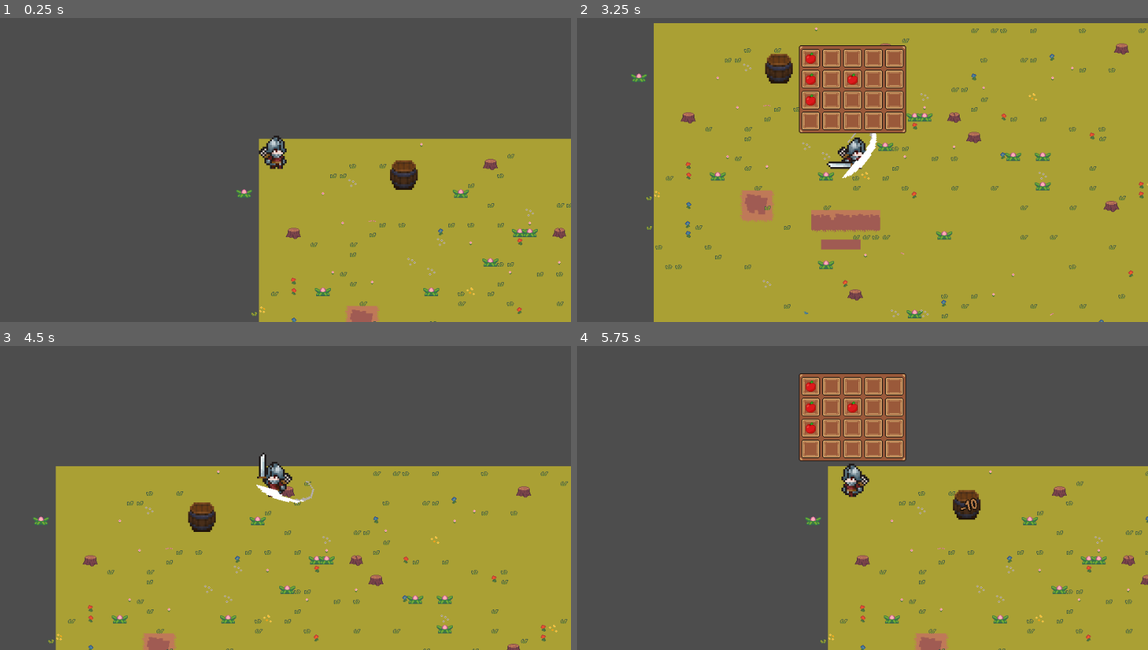
Above: before the commit, frames 1-4 (two rows, left to right).
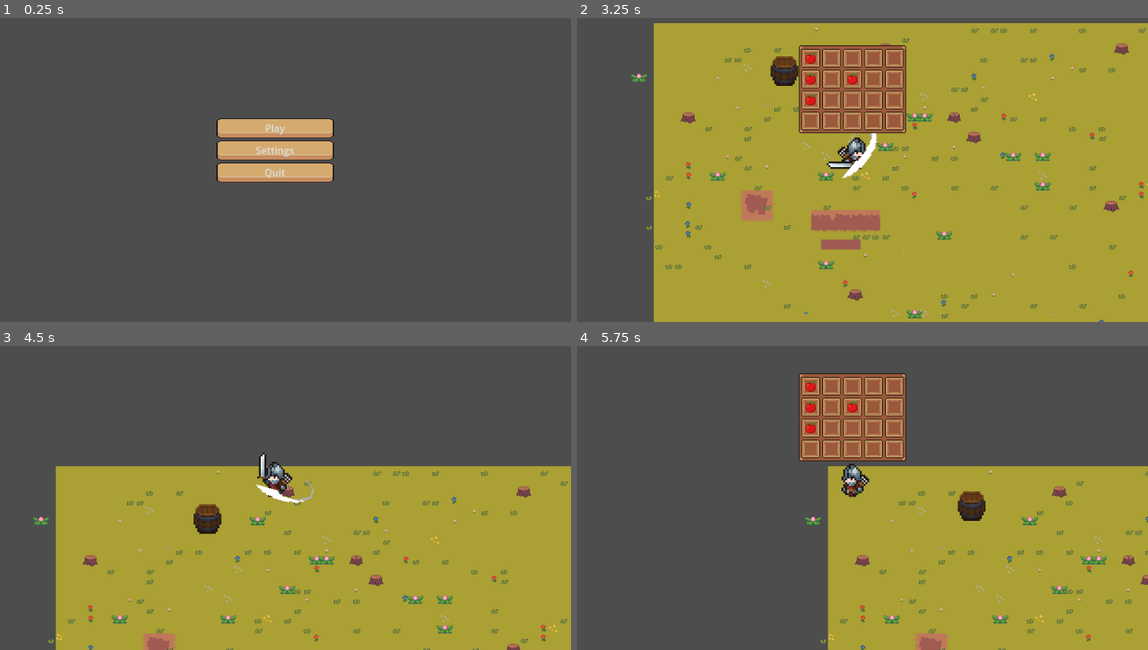
Above: after the commit, the same moments.

Repository: capt-jack00/GameOff2025
Game: Godot game, scene res://scenes/main_menu.tscn
Same seed, same stepped clock (60 frames per second), same inputs: the game is played once before the commit and once after it.
Inputs (mouse positions are in pixels of both pictures, inside the frame that each line leads up to):
- Up to frame 1 (0.25 s): no input
- Up to frame 2 (3.25 s): click (851, 127) at 0.5 s, where only the run after the commit has a clickable "Play"; move the mouse to (982, 139) at 1.27 s; hold D (move_right) 1.28-2.03 s; click (982, 139) at 1.35 s; move the mouse to (736, 173) at 2.02 s; hold S (move_down) 2.03-2.78 s; tap Tab (open_inv) at 2.1 s; move the mouse to (913, 81) at 2.77 s; hold D (move_right) from 2.78 s (still down); click (913, 81) at 2.85 s
- Up to frame 3 (4.5 s): move the mouse to (245, 549) at 3.52 s; release D (move_right) at 3.53 s; hold W (move_up) 3.53-4.28 s; tap Tab (open_inv) at 3.6 s; move the mouse to (451, 534) at 4.27 s; hold A (move_left) from 4.28 s (still down); click (451, 534) at 4.35 s
- Up to frame 4 (5.75 s): keep holding A (move_left); move the mouse to (674, 434) at 5.02 s; tap Tab (open_inv) at 5.1 s

The runs differ from the first frame. In frame 1, 35% of the frame differs, in the area x 37-100%, y 33-100%; in frame 2, 0.4%; in frame 3, 0.4%; in frame 4, 0.3%.

Commit message:
Added critical strike system

Diff:
--- a/project.godot
+++ b/project.godot
@@ -19,7 +19,6 @@
 
 window/size/viewport_width=960
 window/size/viewport_height=540
-window/size/mode=3
 window/stretch/mode="viewport"
 window/stretch/scale_mode="integer"
 
--- a/scripts/barrel.gd
+++ b/scripts/barrel.gd
@@ -2,6 +2,7 @@
 var health = 300
 var isAlive = true
 var alreadyTakenDamage = false	#flag to prevent player from dealing damage 2 times to an object in single attack
+var hitCritically = false
 var speed = 0.5
 @onready var target = get_tree().get_first_node_in_group("player")
 
@@ -24,13 +25,20 @@
 		if move_and_collide(velocity, true):	#checks only if collision between barrel and player occured
 			position -= velocity		#without it barrel will move player
 
-func take_damage(amount):
+
+func take_damage(attack_damage, criticalStrikeChance):
 	if isAlive && !alreadyTakenDamage:
-		health -= amount
-		print("Enemy took", amount, "damage! Remaining:", health)
+		if randi() % 100 < criticalStrikeChance:
+			attack_damage *= 2
+			hitCritically = true
+		else:
+			hitCritically = false
+
+		health -= attack_damage
+		print("Enemy took", attack_damage, "damage! Remaining:", health)
 		alreadyTakenDamage = true
 
-		handle_hitIndicator(amount)
+		handle_hitIndicator(attack_damage, hitCritically)
 	else:
 		return
 
@@ -39,14 +47,18 @@
 		queue_free() # deletes the node from the existence
 		# remember this method because it's very helpful and handy to handle the death method
 
-func handle_hitIndicator(damage):
+
+func handle_hitIndicator(damage, hitCritically):
 	var hitIndicator = Label.new()		#Create hit indicator
 	$CenterContainer.add_child(hitIndicator)	#add it as child to another control node so later it can be positioned
 
 	#	======================	 font	======================
 	hitIndicator.add_theme_font_override("font", font)		#set custom font
 	hitIndicator.add_theme_font_size_override("font_size", 25)	#set font size
-	hitIndicator.add_theme_color_override("font_color", Color(0.737, 0.502, 0.3, 1.0))	# set font color
+	if !hitCritically:
+		hitIndicator.add_theme_color_override("font_color", Color(0.737, 0.502, 0.3, 1.0))	# set font color
+	else:
+		hitIndicator.add_theme_color_override("font_color", Color(0.67, 0.249, 0.174, 1.0))	# set font color
 
 	#	======================	 Font border	======================
 	hitIndicator.add_theme_color_override("font_outline_color", Color(0.0, 0.0, 0.0, 1.0))	# set border color
@@ -61,5 +73,5 @@
 
 	hitIndicator.text = str(-damage)		#set value of hitindicator
 
-	await get_tree().create_timer(1.0).timeout		#delete old hit indicator after some time
+	await get_tree().create_timer(1.0).timeout		#delete old hit indicator after 1 second
 	hitIndicator.queue_free()
--- a/scripts/main_menu.gd
+++ b/scripts/main_menu.gd
@@ -2,10 +2,9 @@
 
 # Called when the node enters the scene tree for the first time.
 func _ready() -> void:
-	get_tree().change_scene_to_file("res://scenes/world.tscn") # skip main menu (usefull for debugging)
-	print_rich("[color=red]Menu was turned off in file main_menu.gd on line 6 to debug game easier[/color]")
-
-	pass # Replace with function body.
+	#get_tree().change_scene_to_file("res://scenes/world.tscn") # skip main menu (usefull for debugging)
+	#print_rich("[color=red]Menu was turned off in file main_menu.gd on line 6 to debug game easier[/color]")
+	pass
 
 # Called every frame. 'delta' is the elapsed time since the previous frame.
 func _process(delta: float) -> void:
--- a/scripts/player.gd
+++ b/scripts/player.gd
@@ -2,6 +2,7 @@
 
 var speed = 5
 @export var attack_damage := 10
+var criticalStrikeChance := 5	# this value is % for a critical strike
 
 @export var inv: Inv
 
@@ -74,4 +75,4 @@
 
 func _on_attack_hitbox_area_entered(area: Area2D) -> void:		#checks if sword hit box is inside another thing hurtbox
 	if area.is_in_group("hurtbox"):
-		area.get_parent().take_damage(attack_damage)
+		area.get_parent().take_damage(attack_damage, criticalStrikeChance)
